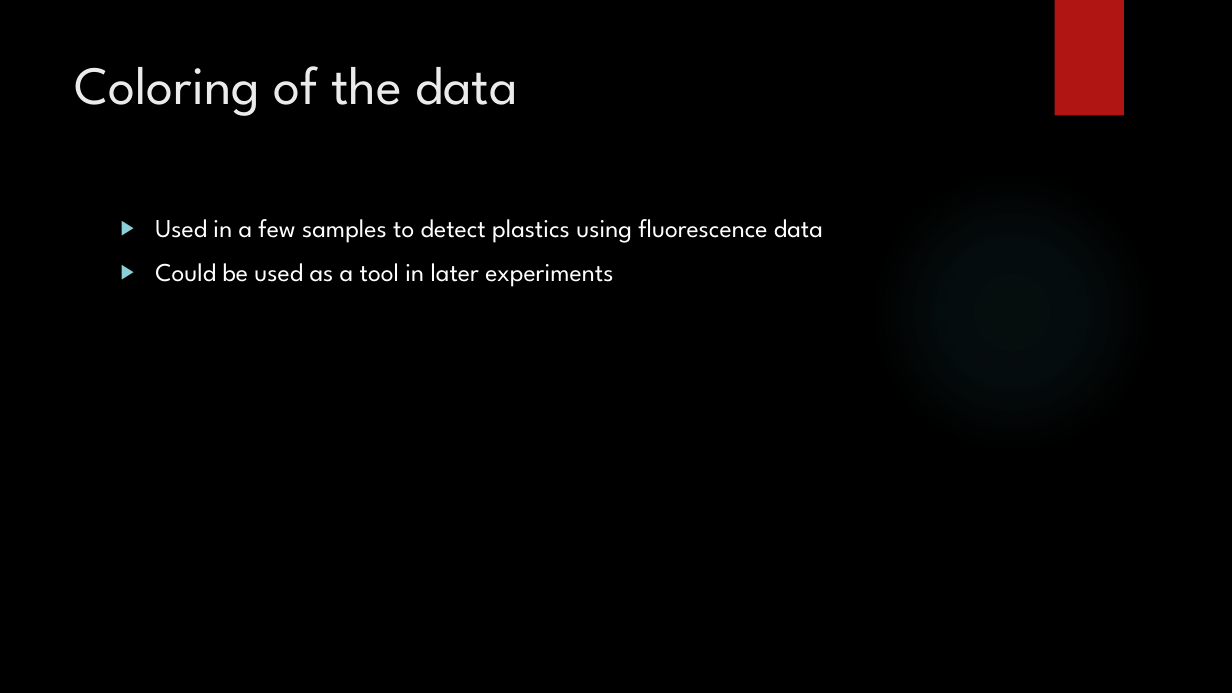
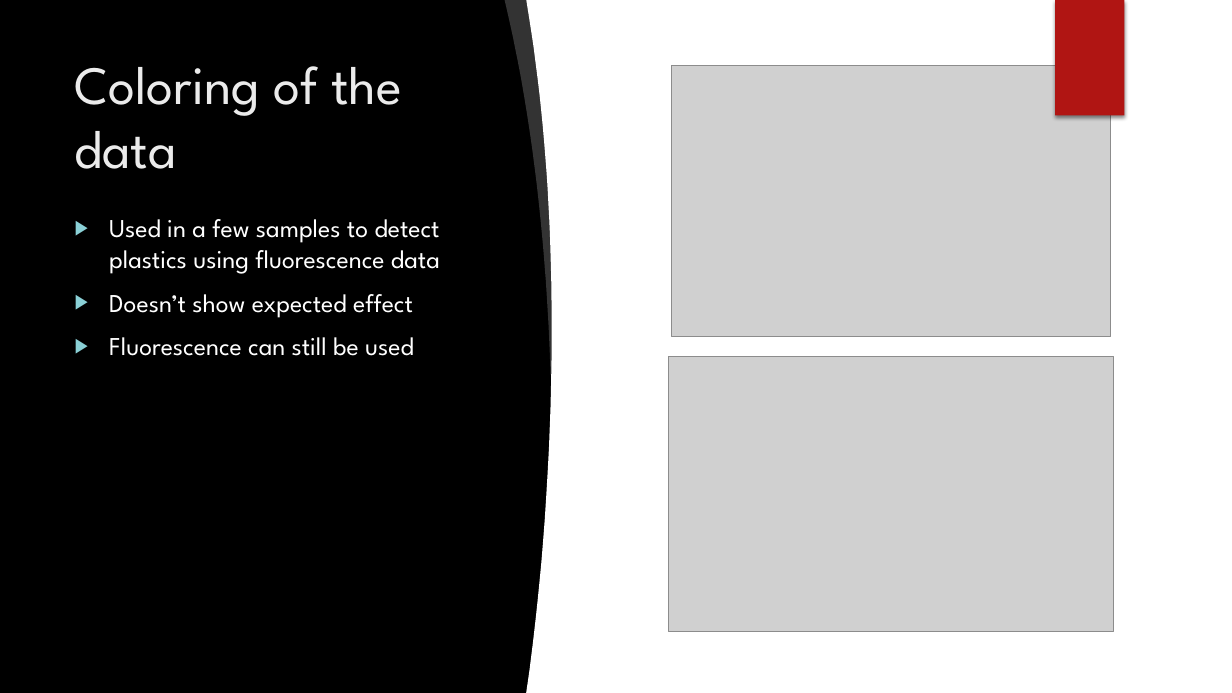
Before and after one commit to PascalVisser/bioplastic_degradation, a slide deck: slide 5 of EndofsprintPresentation.pptx. Drawn at 1232x693 pixels with LibreOffice and Linux fonts; fonts in the diff are those of the drawing; grey boxes stand for pictures; background and template pictures are left out. Boxes give left, top, right and bottom in pixels: in the first picture for what was removed or moved away, otherwise in the second. Text is boxed around its words. In the diff, an @@ line names an element or a change of style, - is before the commit and + after.

Commit message:
latest version pwp

```diff
--- a/EndofsprintPresentation.pptx
+++ b/EndofsprintPresentation.pptx
@@ freeform shape added at (505,0,561,375), fill #FFFFFF at 20% opacity @@
@@ freeform shape added at (526,0,1232,693), fill #FFFFFF @@
@@ rectangle added at (1055,0,1125,116), fill #B01513 @@
@@ title "Coloring of the data" rewrapped from (75,66,517,116) to (75,66,402,169) @@
@@ picture added at (672,66,1111,336) @@
@@ text "Used in a few samples ...": place and size @@
-text "Used in a few samples ..." at (155,219,823,287)
+text "Used in a few samples ..." at (109,219,440,356)
@@ text at (109,294,414,356): text changed @@
-▶ Could be used as a tool in later experiments
+▶ Doesn’t show expected effect
+▶ Fluorescence can still be used
@@ picture added at (668,357,1114,632) @@
```
